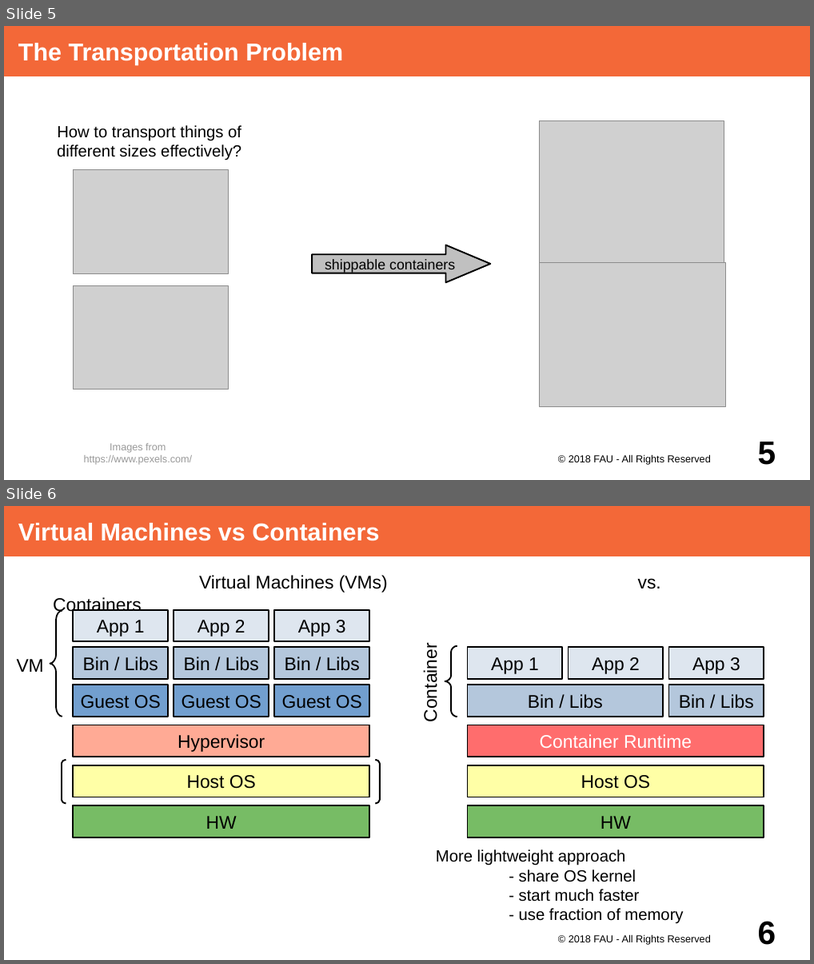
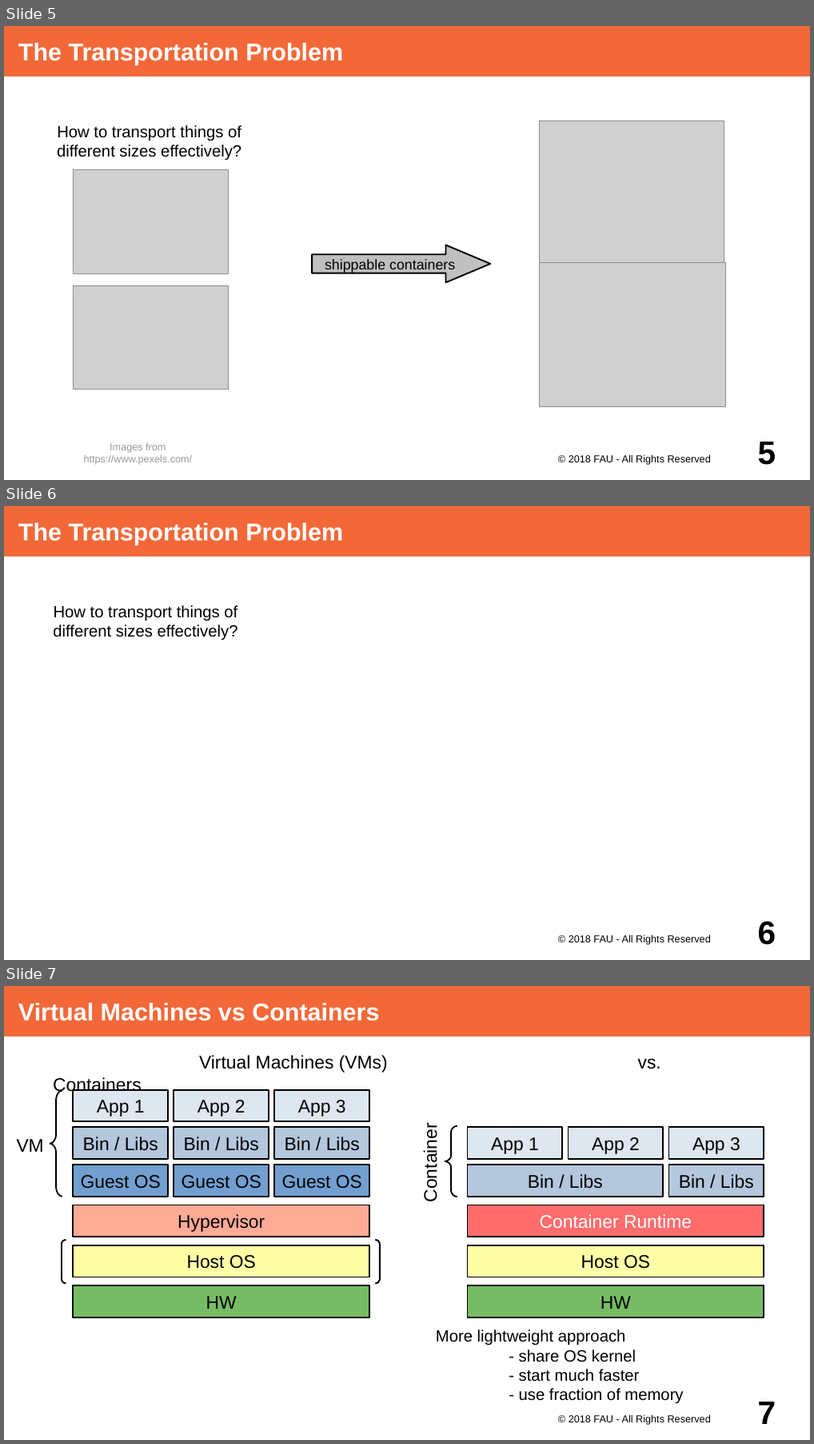
Before and after one commit to dirkriehle/adap-course, a slide deck: Lecture Slides/ADAP Z01 - Containerization.odp. Shown one above the other, each under a label of ours: slides 5 and 6 before the commit, slides 5, 6 and 7 after it. The pictures are 814x964 and 814x1444 pixels, drawn with LibreOffice and Linux fonts; fonts in the diff are those of the drawing; grey boxes stand for pictures. Boxes give left, top, right and bottom in pixels: in the first picture for what was removed or moved away, otherwise in the second. Text is boxed around its words. In the diff, an @@ line names an element or a change of style, - is before the commit and + after.

```diff
--- a/Lecture Slides/ADAP Z01 - Containerization.odp
+++ b/Lecture Slides/ADAP Z01 - Containerization.odp
@@ slide 6 added at (4,506,810,960), background #FFFFFF @@
@@ title added at (4,506,810,556), fill #F36838, 24 pt, text #FFFFFF, bold @@
+The Transportation Problem
@@ text added at (53,605,238,640), 16 pt, text #000000 @@
+How to transport things of different sizes effectively?
@@ text added at (569,934,711,944), 10 pt, text #000000 @@
+© 2018 FAU - All Rights Reserved
@@ page number added at (758,920,777,944), 32 pt, text #000000, bold @@
+6
@@ what was slide 6 is now slide 7 @@
@@ page number at (758,1401,777,1424): text changed @@
-6
+7
```
Also in this commit, not shown: 2 slides changed, 2 other slides added.
